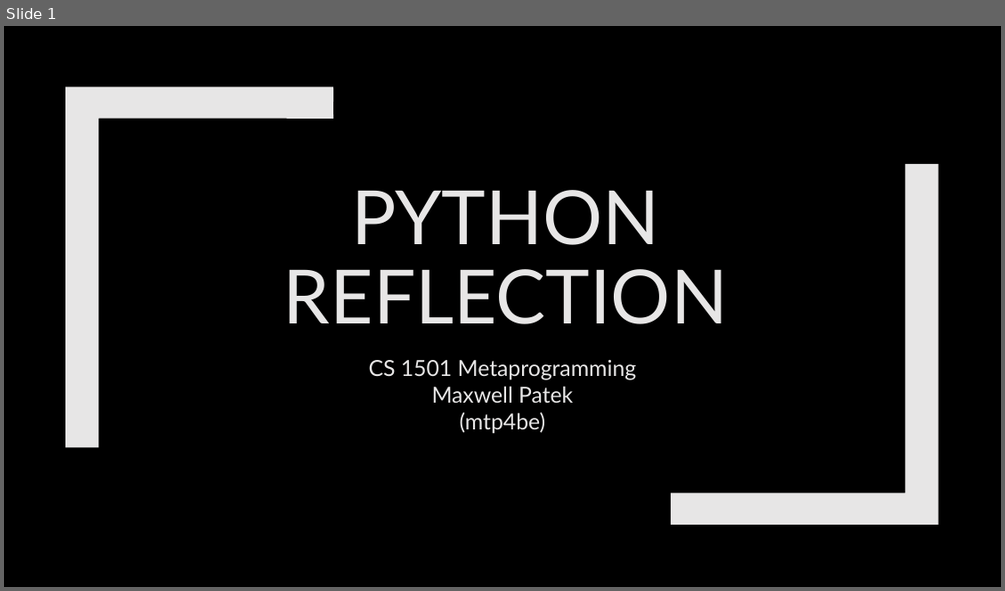
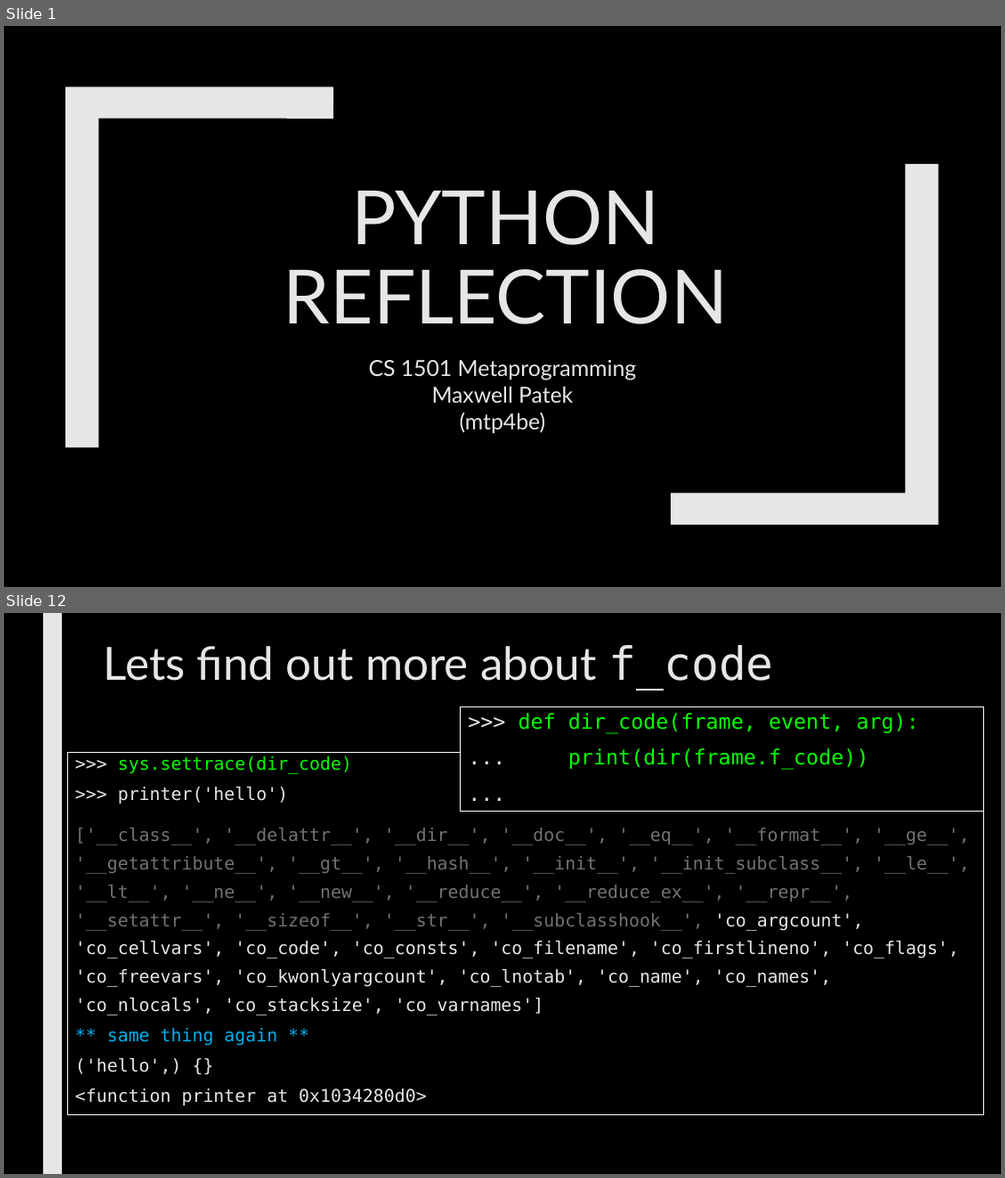
Before and after one commit to max7patek/metaprogramming, a slide deck: slides/06-PythonReflection.pptx. Shown one above the other, each under a label of ours: slide 1 before the commit, slides 1 and 12 after it; the slides between them are not shown. The pictures are 1005x591 and 1005x1178 pixels, drawn with LibreOffice and Linux fonts; fonts in the diff are those of the drawing. Boxes give left, top, right and bottom in pixels: in the first picture for what was removed or moved away, otherwise in the second. Text is boxed around its words. In the diff, an @@ line names an element or a change of style, - is before the commit and + after.

```diff
--- a/slides/06-PythonReflection.pptx
+++ b/slides/06-PythonReflection.pptx
@@ slide 12 added at (4, 613, 1001, 1174), background #000000 @@
@@ rectangle added at (43, 613, 62, 1174), fill #E7E6E6 @@
@@ title added at (104, 645, 773, 690), 44 pt, text #E7E6E6 @@
+Lets find out more about f_code
@@ rectangle added at (461, 706, 985, 811), fill #000000, outline #FFFFFF 0.75 pt, 20 pt, text #05FF00 @@
+>>> def dir_code(frame, event, arg):
+... print(dir(frame.f_code))
+...
@@ rectangle added at (67, 752, 984, 1115), outline #FFFFFF 0.75 pt, 17 pt, text #767171 @@
+>>> sys.settrace(dir_code)
+>>> printer('hello')
+['__class__', '__delattr__', '__dir__', '__doc__', '__eq__', '__format__', '__ge__', '__getattribute__', '__gt__', '__hash__', '__init__', '__init_subclass__', '__le__', '__lt__', '__ne__', '__new__', '__reduce__', '__reduce_ex__', '__repr__', '__setattr__', '__sizeof__', '__str__', '__subclasshook__', 'co_argcount', 'co_cellvars', 'co_code', 'co_consts', 'co_filename', 'co_firstlineno', 'co_flags', 'co_freevars', 'co_kwonlyargcount', 'co_lnotab', 'co_name', 'co_names', 'co_nlocals', 'co_stacksize', 'co_varnames']
+** same thing again **
+('hello',) {}
+<function printer at 0x1034280d0>
```
Also in this commit, not shown: 3 slides changed, 26 other slides added, 1 other file.
